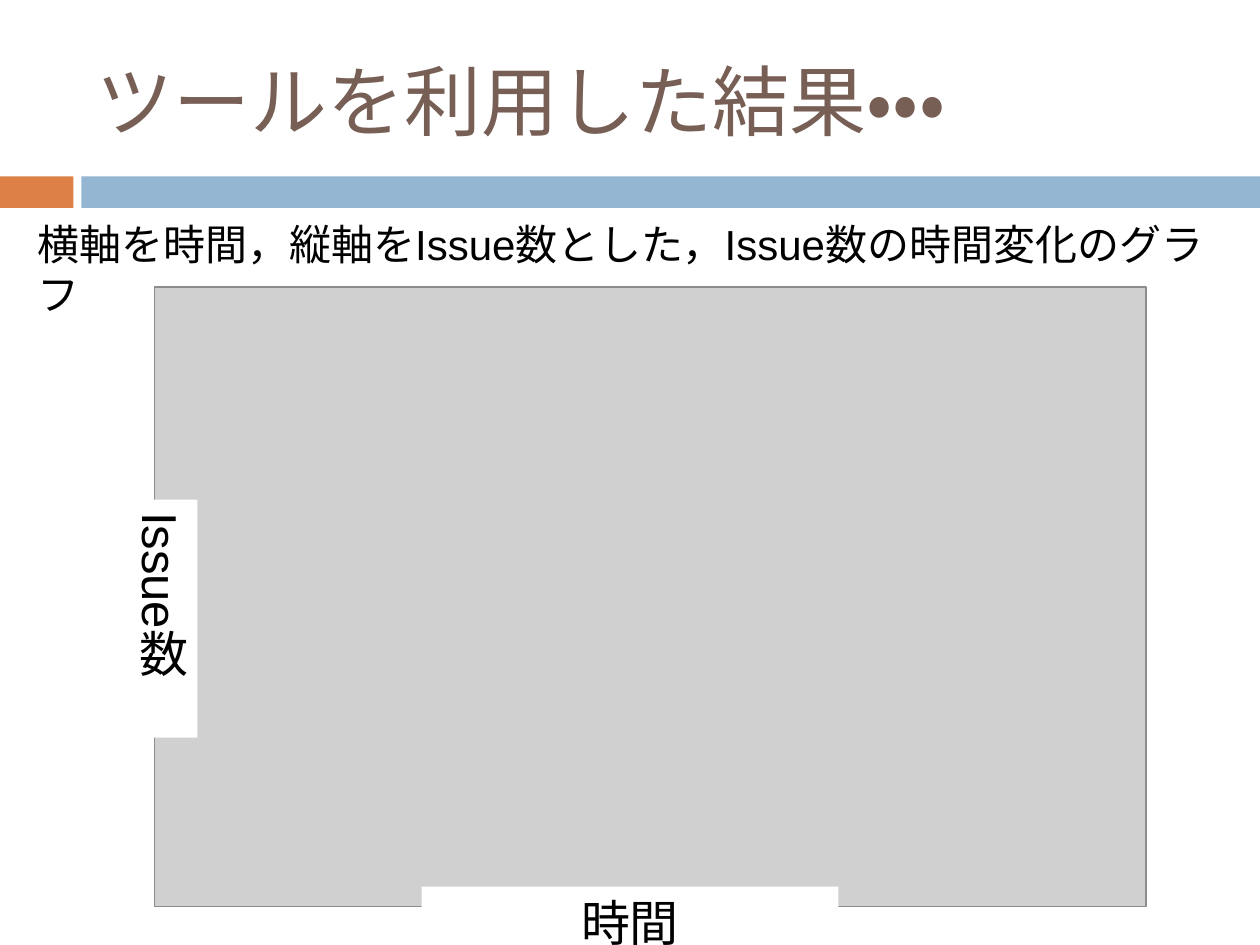
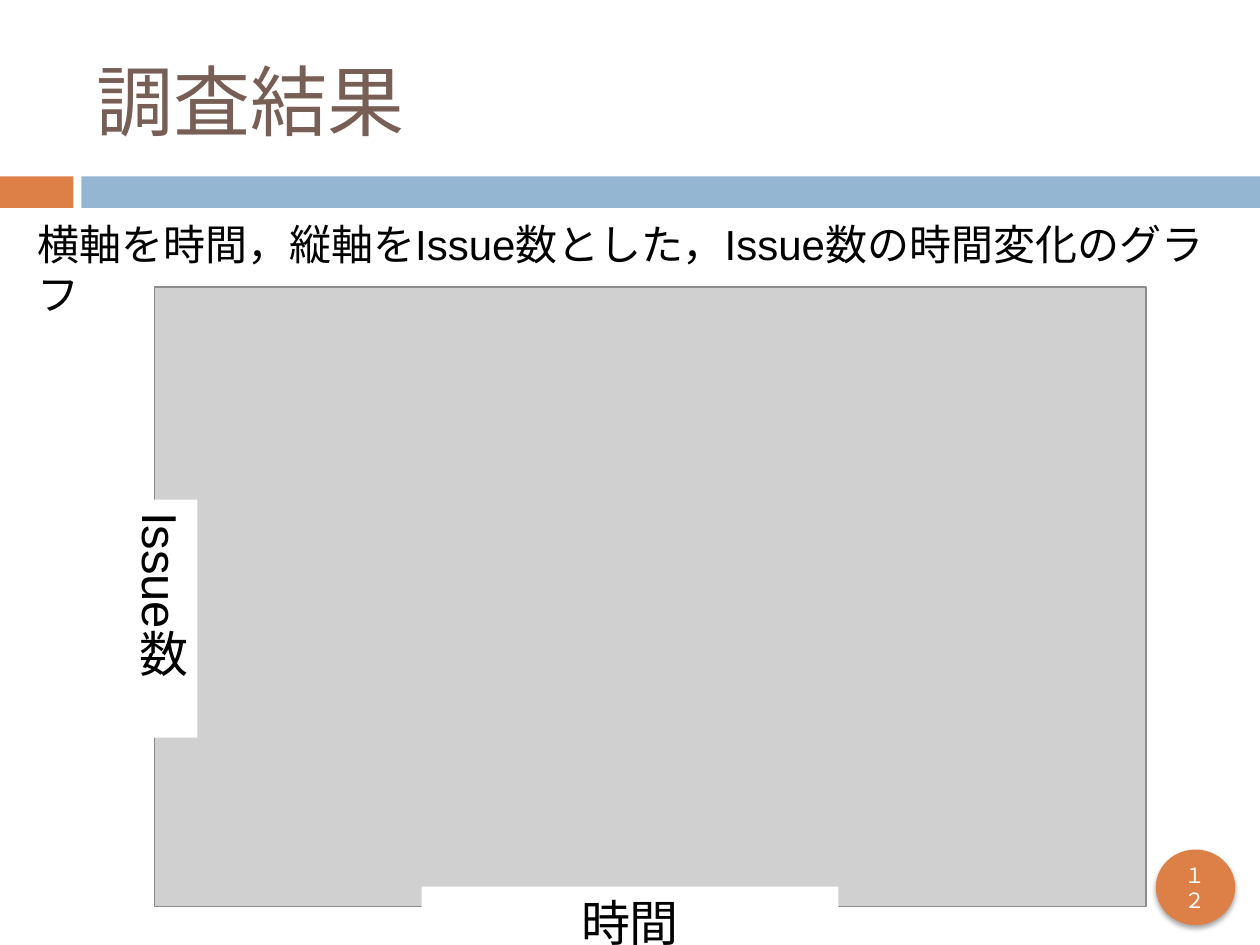
Before and after one commit to keimatsui/kadai, a slide deck: slide 14 of 卒業論文/2012/久保孝樹/最終発表/最終発表.pptx. Drawn at 1260x945 pixels with LibreOffice and Linux fonts; fonts in the diff are those of the drawing; grey boxes stand for pictures. Boxes give left, top, right and bottom in pixels: in the first picture for what was removed or moved away, otherwise in the second. Text is boxed around its words. In the diff, an @@ line names an element or a change of style, - is before the commit and + after.

```diff
--- a/卒業論文/2012/久保孝樹/最終発表/最終発表.pptx
+++ b/卒業論文/2012/久保孝樹/最終発表/最終発表.pptx
@@ title at (97, 65, 405, 137): text changed @@
-ツールを利用した結果・・・
+調査結果
@@ ellipse added at (1155, 849, 1235, 925), fill #DD8047, 12 pt, text #FFFFFF @@
+１２
```
Also in this commit, not shown: 20 other slides changed.
